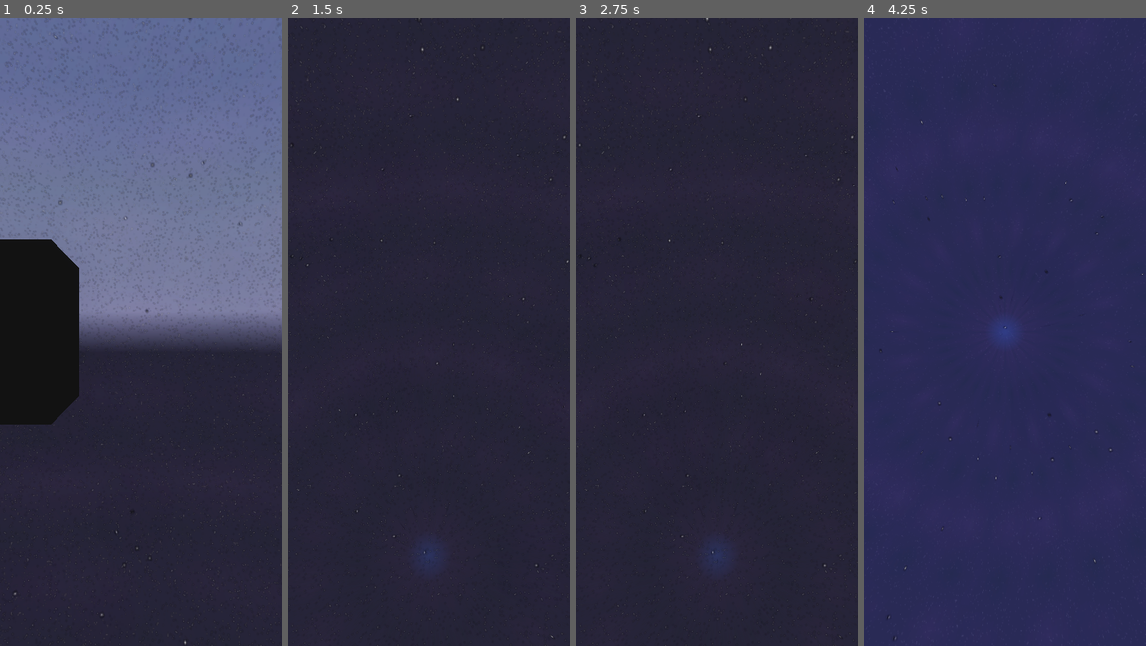
Above: before the commit, frames 1-4 (left to right).
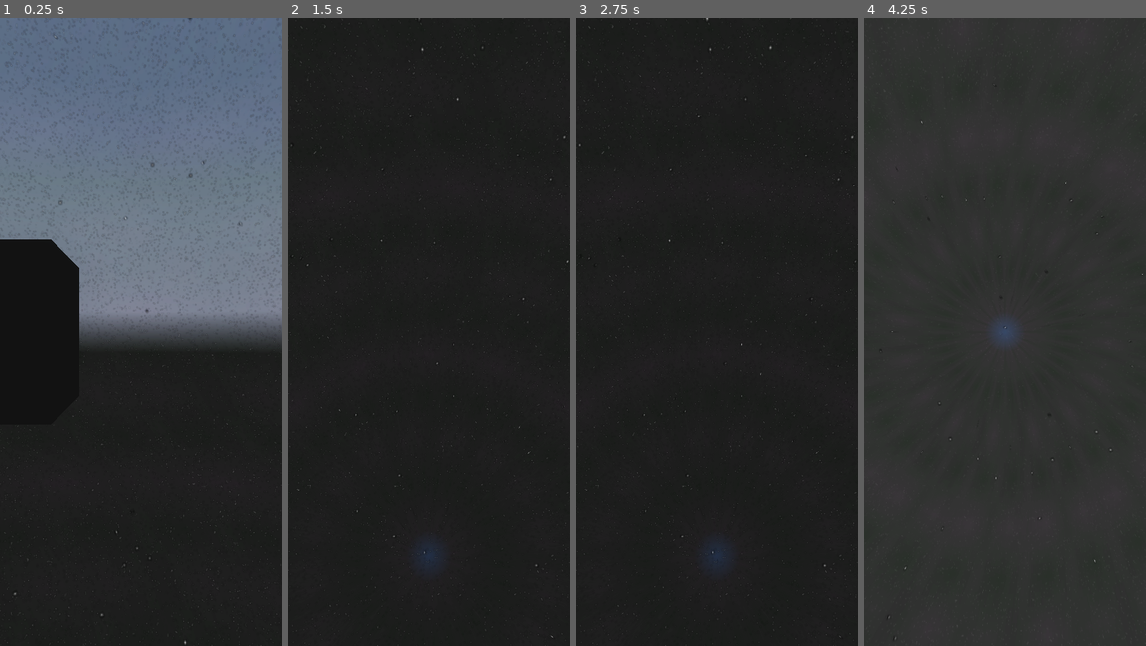
Above: after the commit, the same moments.

Repository: Capstone-Mystery-Machine/spotnik
Game: Godot game, scene res://scenes/worldspawn.tscn
Two runs of this game, one before a commit and one after it. Both use one fixed random seed, a clock stepped at 60 frames per second and the inputs below. A sky picture missing from this copy of the repository is replaced by a grey-blue gradient.
Inputs (mouse positions are in pixels of both pictures, inside the frame that each line leads up to):
- Up to frame 1 (0.25 s): no input
- Up to frame 2 (1.5 s): tap Enter at 0.5 s; move the mouse to (491, 300) at 0.52 s; press the mouse at (491, 300) at 0.53 s; tap Space at 1.25 s; move the mouse to (414, 332) at 1.27 s; release the mouse at (414, 332) at 1.28 s; tap I at 1.35 s
- Up to frame 3 (2.75 s): move the mouse to (745, 193) at 2.02 s; press the mouse at (745, 193) at 2.03 s
- Up to frame 4 (4.25 s): move the mouse to (1002, 344) at 2.77 s; release the mouse at (1002, 344) at 2.78 s; tap I at 2.85 s; tap Enter at 3.5 s; move the mouse to (1089, 426) at 3.52 s; press the mouse at (1089, 426) at 3.53 s

The runs differ from the first frame. In frame 1, 39% of the frame differs, in the area x 0-100%, y 49-100%; in frame 2, 88%; in frame 3, 88%; in frame 4, 100%, in the area x 0-100%, y 0-100%.

Commit message:
refactor: switch nabulae layer to be unshaded

Diff:
--- a/scenes/skybox.gd
+++ b/scenes/skybox.gd
@@ -93,6 +93,7 @@
 		material.set_shader_parameter("emission_energy", skybox_layer_material.emission_energy)
 
 	if settings != null:
+		print("HEELO!")
 		material.set_shader_parameter("carving_intensity", settings.nebulae_carving_intensity)
 		material.set_shader_parameter("carving_noise_texture", settings.nebulae_carving_noise_texture)
 		material.set_shader_parameter("carving_scale", settings.nebulae_carving_scale)
--- a/shaders/nebulae.gdshader
+++ b/shaders/nebulae.gdshader
@@ -1,5 +1,5 @@
 shader_type spatial;
-render_mode blend_mix, depth_draw_never, cull_back;
+render_mode blend_mix, depth_draw_never, cull_back, unshaded;
 
 uniform vec4 albedo : source_color;
 uniform vec4 emission : source_color;
@@ -39,7 +39,6 @@
 	float carving_noise = texture(carving_noise_texture, noise_uv).r;
 	float carving_multiplier = mix(1.0 - carving_intensity, 1.0, carving_noise);
 
-	ALBEDO = albedo.rgb * base_albedo_texture.rgb;
-	EMISSION = (emission.rgb + base_emission_texture) * emission_energy;
+	ALBEDO = (albedo.rgb * base_albedo_texture.rgb) + ((emission.rgb + base_emission_texture) * emission_energy);
 	ALPHA *= clamp(albedo.a * base_albedo_texture.a * carving_multiplier, 0.0, 1.0);
 }
--- a/skyboxes/skybox_a.tres
+++ b/skyboxes/skybox_a.tres
@@ -11,19 +11,16 @@
 [sub_resource type="Resource" id="Resource_m5ndq"]
 script = ExtResource("1_dsmt4")
 albedo_color = Color(0, 0, 0, 0.75)
-emission_color = Color(0.01, 0.01, 0.25, 1)
-emission_energy = 0.95
+emission_energy = 1.2
 
 [sub_resource type="Resource" id="Resource_o8ugm"]
 script = ExtResource("1_dsmt4")
 albedo_color = Color(0, 0, 0, 0.65)
-emission_color = Color(0.15, 0.1, 0.2, 1)
-emission_energy = 0.75
+emission_energy = 0.8
 
 [sub_resource type="Resource" id="Resource_bgfys"]
 script = ExtResource("1_dsmt4")
 albedo_color = Color(0, 0, 0, 0.4)
-emission_color = Color(0.05, 0.05, 0.01, 1)
 emission_energy = 0.5
 
 [sub_resource type="Resource" id="Resource_352bn"]
